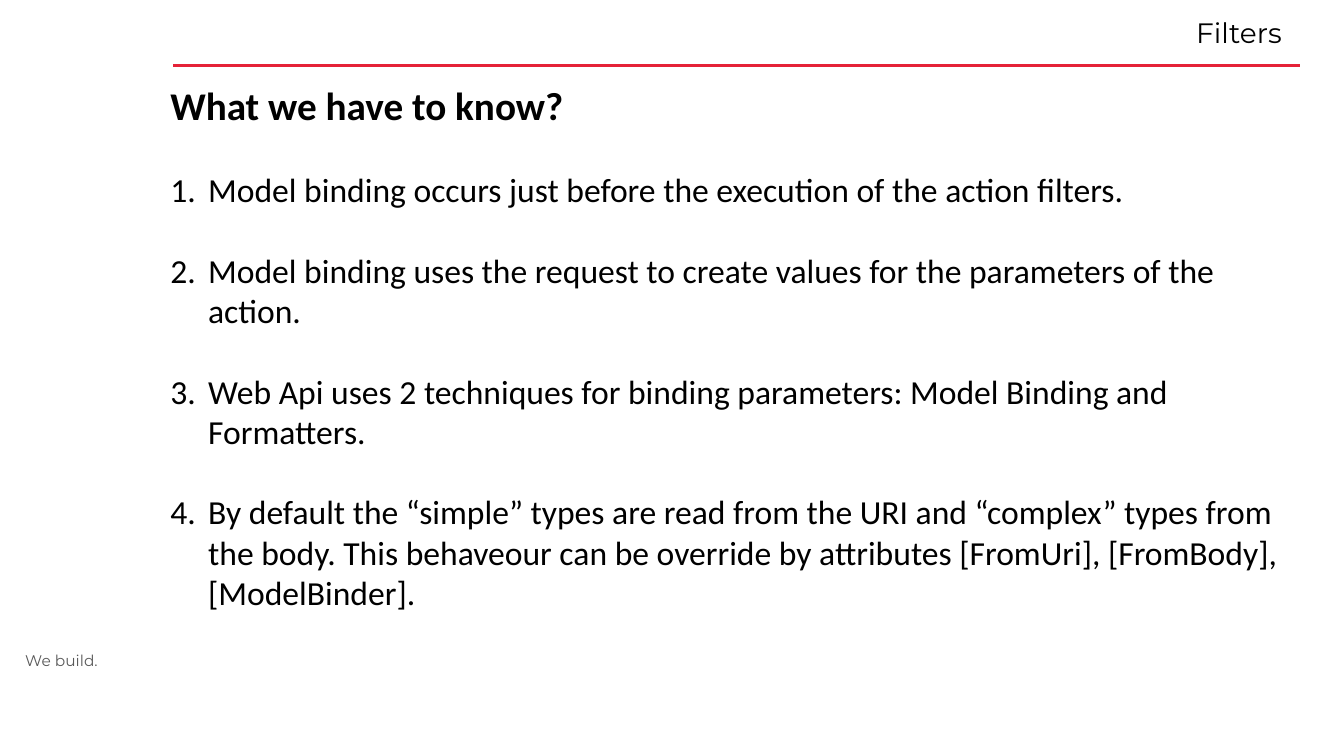
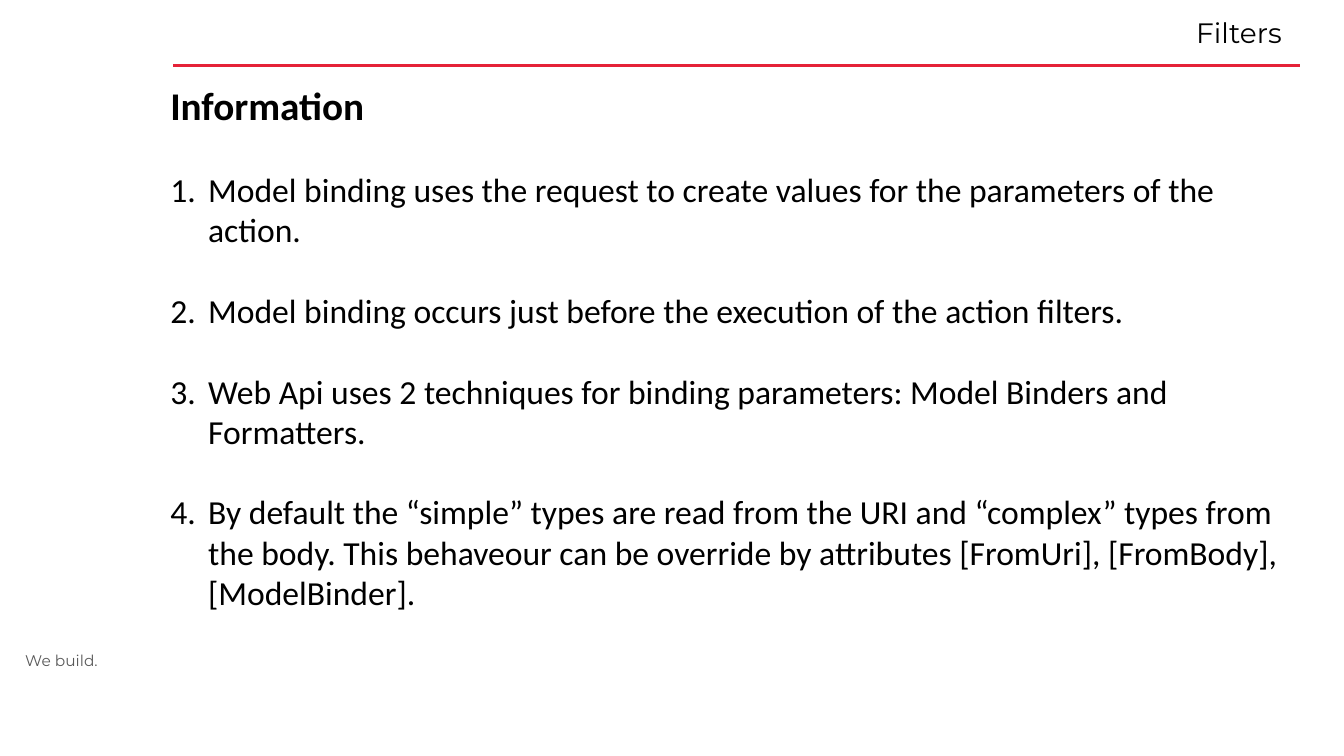
Before and after one commit to VladimirDimov/Learning, a slide deck: slide 16 of ASP_ExtensionPoints/Presentation/WebAPI.pptx. Drawn at 1344x756 pixels with LibreOffice and Linux fonts; fonts in the diff are those of the drawing; background and template pictures are left out. Boxes give left, top, right and bottom in pixels: in the first picture for what was removed or moved away, otherwise in the second. Text is boxed around its words. In the diff, an @@ line names an element or a change of style, - is before the commit and + after.

```diff
--- a/ASP_ExtensionPoints/Presentation/WebAPI.pptx
+++ b/ASP_ExtensionPoints/Presentation/WebAPI.pptx
@@ text at bbox=[170, 92, 1214, 243]: text changed; size 28 to 24 pt; bold off @@
-What we have to know?
+Information
+1. Model binding uses the request to create values for the parameters of the action.
@@ text at bbox=[208, 380, 1167, 445]: text changed @@
-2. Model binding uses the request to create values for the parameters of the action.
-3. Web Api uses 2 techniques for binding parameters: Model Binding and Formatters.
+3. Web Api uses 2 techniques for binding parameters: Model Binders and Formatters.
```
Also in this commit, not shown: 4 other slides changed, 36 other files.
